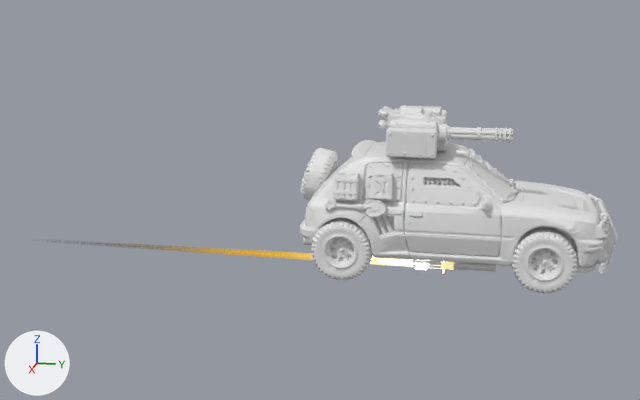
An edit to the Blender file assets/armoredcar.blend, drawn before and after from the same camera.
One viewpoint serves both versions: a camera (50 mm lens) standing at (2.773, 0.145, 0.889) and looking at (-0.002, -0.411, 0.195). Arrows for +X, +Y and +Z are at lower left; the lights stay in place. The first picture is the older version.

The scene before the commit, as lines of its bpy script (objects in view):
```python
ob_ammo_balle = bpy.data.objects.new('AMMO_balle', me_ammo_balle)
ob_ammo_balle.location = (0.0, 0.0, 0.0)
ob_ammo_rocket = bpy.data.objects.new('AMMO_rocket', me_ammo_missile)
ob_ammo_rocket.location = (0.0, 0.0, 0.0)
ob_armoredcar = bpy.data.objects.new('armoredcar', me_armoredcar)
ob_armoredcar.location = (0.0, 0.0, 0.0)
ob_col_rocket = bpy.data.objects.new('COL_rocket', me_col_missile)
ob_col_rocket.location = (0.0, 0.0, 0.0)
ob_fx_muzzle_flash = bpy.data.objects.new('FX_muzzle_flash', me_fx_muzzle_flash)
ob_fx_muzzle_flash.location = (0.0, 0.0, 0.0)
ob_fx_muzzle_flash.scale = (0.5, 0.5, 0.5)
```
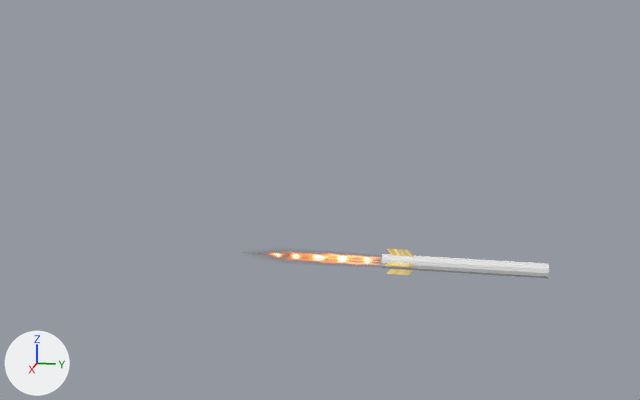
Location of each change, (x1, y1, x2, y2) in pixels of the pictures (640 x 400 px; the box of a moved part takes in the faces that stretch with it):
```json
{"object": "armoredcar", "change": "hidden", "before": [300, 105, 618, 294]}
{"object": "COL_rocket", "change": "rescaled", "before": [413, 259, 496, 271], "after": [382, 254, 549, 278], "on screen": "100% wider, 92% taller"}
{"object": "AMMO_rocket", "change": "reshaped", "before": [371, 259, 429, 270], "after": [271, 249, 414, 275]}
{"object": "AMMO_balle", "change": "hidden", "before": [225, 249, 455, 269], "on screen": "orange"}
{"object": "FX_muzzle_flash", "change": "hidden", "before": [442, 261, 453, 274]}
{"part": 2, "of": "me_ammo_missile", "change": "moved or reshaped", "before": [416, 260, 429, 270], "after": [387, 249, 414, 275], "on screen": "mostly hidden before"}
{"part": 3, "of": "me_ammo_missile", "change": "moved or reshaped", "before": [415, 264, 429, 266], "after": [385, 262, 413, 267]}
{"part": 4, "of": "me_ammo_missile", "change": "added", "after": [271, 253, 382, 265], "on screen": "orange"}
```

Scene script edits in JSON lines:
```json
{"block": "me_col_missile", "where": "# used by ob_col_rocket; location = (0.0, 0.0, 0.0)"}
{"op": "remove", "block": "me_col_missile", "code": "me_col_missile.from_pydata(...)  # 24 vertices, 14 faces; spans x -0.012..0.012, y -0.1..0.164, z -0.012..0.012"}
{"op": "add", "block": "me_col_missile", "code": "me_col_missile.from_pydata(...)  # 24 vertices, 14 faces; spans x -0.024..0.024, y -0.201..0.328, z -0.024..0.024"}
{"block": "me_col_missile", "change": "me_col_missile part 1: the whole mesh is scaled about the mesh origin by 2"}
{"block": "me_ammo_missile", "where": "# used by ob_ammo_rocket; location = (0.0, 0.0, 0.0)"}
{"block": "me_ammo_missile", "where": "# verts and faces of me_ammo_missile; kept vertices keep their numbers, new ones are numbered from 105"}
{"op": "remove", "block": "me_ammo_missile", "code": "me_ammo_missile.from_pydata(...)  # 105 vertices, 95 faces; spans x -0.021..0.021, y -0.34..0.141, z -0.021..0.021"}
{"op": "add", "block": "me_ammo_missile", "code": "me_ammo_missile.from_pydata(...)  # 121 vertices, 111 faces; spans x -0.043..0.043, y -0.679..0.281, z -0.043..0.043"}
{"block": "me_ammo_missile", "change": "me_ammo_missile part 2: the loose piece of 16 vertices spanning x -0.003..0.003, y -0.094..-0.042, z -0.021..0.021 is scaled about the mesh origin by 2"}
{"block": "me_ammo_missile", "change": "me_ammo_missile part 3: the loose piece of 16 vertices spanning x -0.021..0.021, y -0.094..-0.042, z -0.003..0.003 is scaled about the mesh origin by 2"}
{"block": "me_ammo_missile", "change": "me_ammo_missile part 4"}
{"op": "add", "block": "me_ammo_missile", "code": "verts[105] = (0.0, -0.679, 0.031)"}
{"op": "add", "block": "me_ammo_missile", "code": "verts[106] = (0.0, -0.679, -0.031)"}
{"op": "add", "block": "me_ammo_missile", "code": "verts[107] = (0.031, -0.679, 0.0)"}
{"op": "add", "block": "me_ammo_missile", "code": "verts[108] = (-0.031, -0.679, 0.0)"}
{"op": "add", "block": "me_ammo_missile", "code": "for new, old in zip([*range(109, 113)], [*range(105, 109)]): verts[new] = verts[old] + (0.0, 0.5, 0.0)"}
{"op": "add", "block": "me_ammo_missile", "code": "faces += [(105, 106, 110, 109), (107, 108, 112, 111)]"}
{"block": "me_ammo_missile", "change": "other edits to the shape of me_ammo_missile do not show in these pictures"}
{"op": "add", "block": "ob_armoredcar", "code": "ob_armoredcar.hide_set(True)"}
{"op": "add", "block": "ob_ammo_balle", "code": "ob_ammo_balle.hide_set(True)"}
{"op": "add", "block": "ob_fx_muzzle_flash", "code": "ob_fx_muzzle_flash.hide_set(True)"}
```
